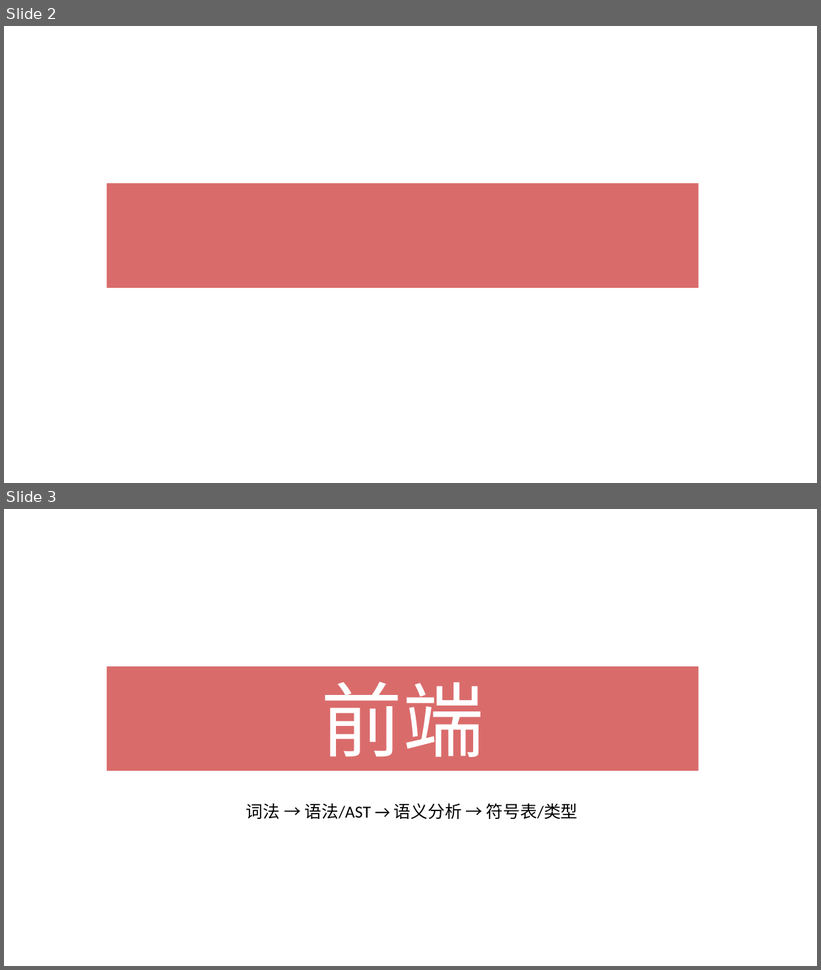
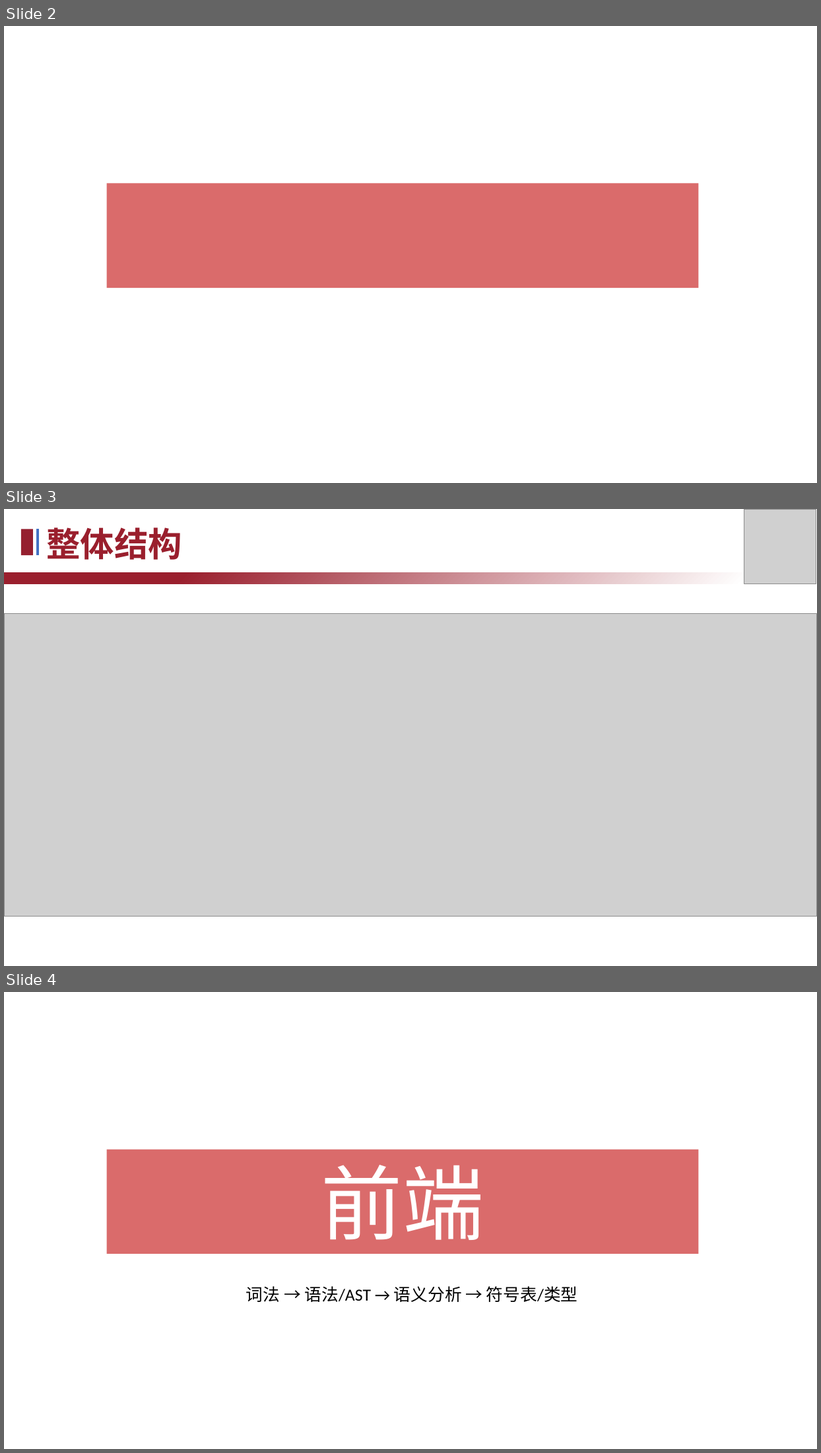
Before and after one commit to TheSkyFuker54188/Compiler-2025, a slide deck: doc/2025编译系统设计赛答辩.pptx. Shown one above the other, each under a label of ours: slides 2 and 3 before the commit, slides 2, 3 and 4 after it. The pictures are 821x970 and 821x1453 pixels, drawn with LibreOffice and Linux fonts; fonts in the diff are those of the drawing; grey boxes stand for pictures. Boxes give left, top, right and bottom in pixels: in the first picture for what was removed or moved away, otherwise in the second. Text is boxed around its words. In the diff, an @@ line names an element or a change of style, - is before the commit and + after.

```diff
--- a/doc/2025编译系统设计赛答辩.pptx
+++ b/doc/2025编译系统设计赛答辩.pptx
@@ slide 3 added at (x1=4, y1=509, x2=817, y2=966), background #FFFFFF @@
@@ text added at (x1=47, y1=527, x2=182, y2=560), 40 pt, text #9A1F2D, bold @@
+整体结构
@@ picture added at (x1=745, y1=509, x2=816, y2=584) @@
@@ rectangle added at (x1=21, y1=529, x2=32, y2=555), fill #951F2F @@
@@ line added from (38, 529) to (38, 555), #4472C4 3 pt @@
@@ rectangle added at (x1=4, y1=572, x2=816, y2=584), fill gradient #FFFFFF to #9A1F2D @@
@@ picture added at (x1=4, y1=614, x2=817, y2=916) @@
@@ what was slide 3 is now slide 4 @@
```
Also in this commit, not shown: 5 slides changed.
